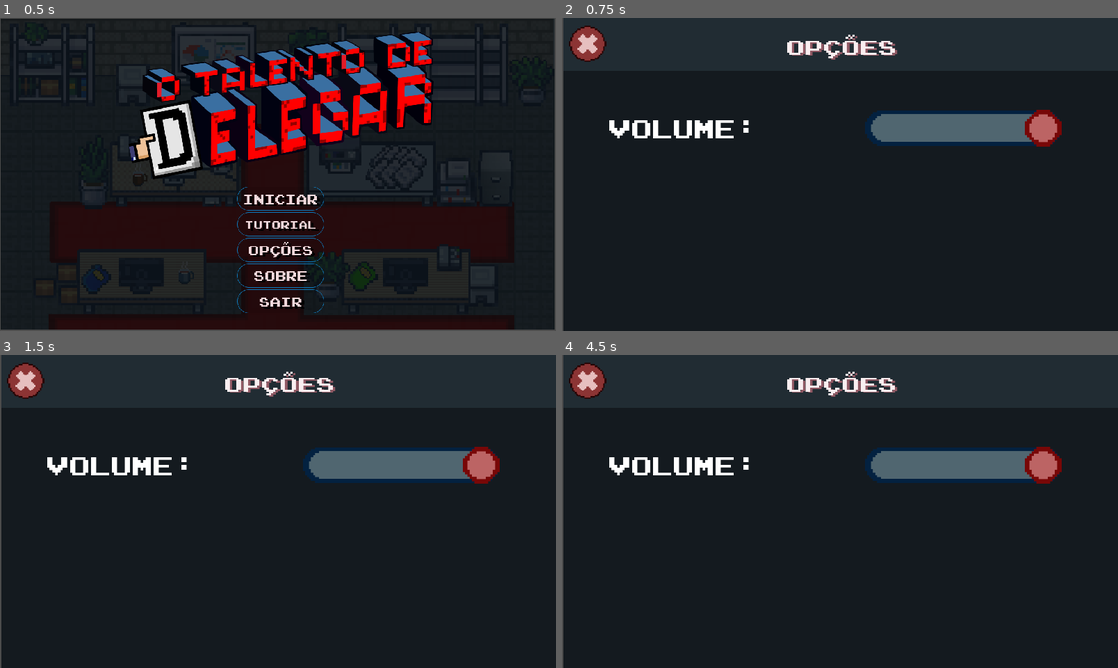
Above: before the commit, frames 1-4 (two rows, left to right).
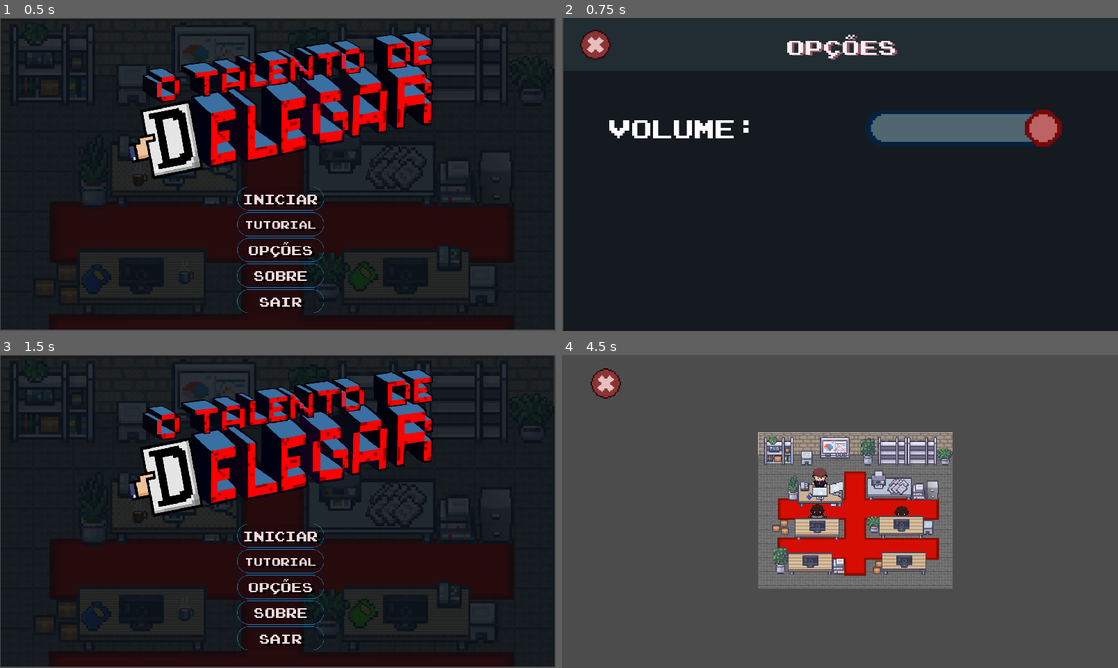
Above: after the commit, the same moments.

Repository: 2023M1T9-Inteli/grupo4
Game: Godot game, scene res://scenes/Menu.tscn
Two runs of this game, one before a commit and one after it. Both use one fixed random seed, a clock stepped at 60 frames per second and the inputs below.
Inputs (mouse positions are in pixels of both pictures, inside the frame that each line leads up to; where the layout moved, square brackets give the same spot in the first picture):
- Up to frame 1 (0.5 s): no input
- Up to frame 2 (0.75 s): click (840, 249) at 0.5 s
- Up to frame 3 (1.5 s): click (33, 383) [5, 364] at 1.25 s
- Up to frame 4 (4.5 s): click (840, 611) at 2.02 s; click (595, 383) [567, 364] at 2.75 s; click (840, 536) at 3.52 s; click (751, 477) at 4.27 s

Frame 1 is identical in both runs. In frame 2, 0.5% of the frame differs, in the area x 1-9%, y 2-14%; in frame 3, 21%; in frame 4, 99%, in the area x 0-100%, y 0-100%.

Commit message:
Criação de botões de voltar individuais

Diff:
--- a/desenvolvimento/scenes/ConceptScene.tscn
+++ b/desenvolvimento/scenes/ConceptScene.tscn
@@ -7,18 +7,12 @@
 [ext_resource path="res://assets/table/boss_table.png" type="Texture" id=5]
 [ext_resource path="res://scenes/slots/Slot.tscn" type="PackedScene" id=6]
 [ext_resource path="res://scenes/prefabs/WorkerTableTextureRect.tscn" type="PackedScene" id=7]
-[ext_resource path="res://scenes/buttons/BackButton.tscn" type="PackedScene" id=8]
+[ext_resource path="res://assets/buttons/botao_fechar.png" type="Texture" id=8]
 [ext_resource path="res://scripts/ConceptScene.gd" type="Script" id=9]
 
 [node name="ConceptScene" type="Node2D"]
 position = Vector2( 164, 70 )
 script = ExtResource( 9 )
-
-[node name="BackButton" parent="." instance=ExtResource( 8 )]
-margin_left = -104.0
-margin_top = -22.0
-margin_right = -14.0
-margin_bottom = 61.0
 
 [node name="Background" type="Sprite" parent="."]
 position = Vector2( 512, 288 )
@@ -78,4 +72,12 @@
 margin_right = 459.0
 margin_bottom = 436.0
 
+[node name="BackButton" type="Button" parent="."]
+margin_left = -104.0
+margin_top = -42.0
+margin_right = -22.0
+margin_bottom = 33.0
+icon = ExtResource( 8 )
+flat = true
+
 [connection signal="pressed" from="BackButton" to="." method="_on_BackButton_pressed"]
--- a/desenvolvimento/scenes/Credits.tscn
+++ b/desenvolvimento/scenes/Credits.tscn
@@ -1,7 +1,7 @@
 [gd_scene load_steps=22 format=2]
 
 [ext_resource path="res://assets/AboutScreen/tela_sobre.png" type="Texture" id=1]
-[ext_resource path="res://scenes/Buttons/BackButton.tscn" type="PackedScene" id=2]
+[ext_resource path="res://assets/buttons/botao_fechar.png" type="Texture" id=2]
 [ext_resource path="res://scripts/Credits.gd" type="Script" id=3]
 [ext_resource path="res://assets/Fonts/AnyConv.com__joystix monospace.ttf" type="DynamicFontData" id=4]
 
@@ -224,10 +224,12 @@
 custom_fonts/font = SubResource( 1 )
 text = "Enrico Pasmanik"
 
-[node name="BackButton" parent="." instance=ExtResource( 2 )]
-margin_left = 23.0
-margin_top = 20.0
-margin_right = 113.0
-margin_bottom = 103.0
+[node name="BackButton" type="Button" parent="."]
+margin_left = 36.0
+margin_top = 24.0
+margin_right = 118.0
+margin_bottom = 99.0
+icon = ExtResource( 2 )
+flat = true
 
 [connection signal="pressed" from="BackButton" to="." method="_on_BackButton_pressed"]
--- a/desenvolvimento/scenes/Options.tscn
+++ b/desenvolvimento/scenes/Options.tscn
@@ -2,7 +2,7 @@
 
 [ext_resource path="res://assets/OptionsScreen/tela_opcoes.png" type="Texture" id=1]
 [ext_resource path="res://assets/OptionsScreen/controle_volume.png" type="Texture" id=2]
-[ext_resource path="res://scenes/Buttons/BackButton.tscn" type="PackedScene" id=3]
+[ext_resource path="res://assets/buttons/botao_fechar.png" type="Texture" id=3]
 [ext_resource path="res://assets/OptionsScreen/fundo_volume.png" type="Texture" id=4]
 [ext_resource path="res://scripts/Options.gd" type="Script" id=5]
 [ext_resource path="res://assets/Fonts/AnyConv.com__joystix monospace.ttf" type="DynamicFontData" id=6]
@@ -28,12 +28,6 @@
 position = Vector2( 641.875, 361.875 )
 scale = Vector2( 0.851599, 0.759969 )
 texture = ExtResource( 1 )
-
-[node name="BackButton" parent="." instance=ExtResource( 3 )]
-margin_left = 15.0
-margin_top = 18.0
-margin_right = 15.0
-margin_bottom = 32.0
 
 [node name="VolumeGrid" type="GridContainer" parent="."]
 margin_left = 105.0
@@ -62,5 +56,13 @@
 min_value = -40.0
 max_value = 0.0
 
+[node name="BackButton" type="Button" parent="."]
+margin_left = 36.0
+margin_top = 24.0
+margin_right = 118.0
+margin_bottom = 99.0
+icon = ExtResource( 3 )
+flat = true
+
+[connection signal="value_changed" from="VolumeGrid/SliderMusic" to="." method="_on_SliderMusic_value_changed"]
 [connection signal="pressed" from="BackButton" to="." method="_on_BackButton_pressed"]
-[connection signal="value_changed" from="VolumeGrid/SliderMusic" to="." method="_on_SliderMusic_value_changed"]
--- a/desenvolvimento/scenes/buttons/BackButton.tscn
+++ /dev/null
@@ -1,15 +0,0 @@
-[gd_scene load_steps=3 format=2]
-
-[ext_resource path="res://assets/MenuScreen/botao_fechar.png" type="Texture" id=1]
-
-[sub_resource type="StyleBoxEmpty" id=1]
-
-[node name="BackButton" type="Button"]
-margin_right = 90.0
-margin_bottom = 83.0
-custom_styles/normal = SubResource( 1 )
-
-[node name="ExitSprite" type="Sprite" parent="."]
-position = Vector2( 44, 41.25 )
-scale = Vector2( 1.22857, 1.21014 )
-texture = ExtResource( 1 )
Renamed: desenvolvimento/assets/MenuScreen/botao_fechar.png -> desenvolvimento/assets/buttons/botao_fechar.png
Not shown, changed: desenvolvimento/assets/buttons/botao_fechar.png.import
Not shown, changed: docs/index.html
Not shown, changed: docs/index.pck
